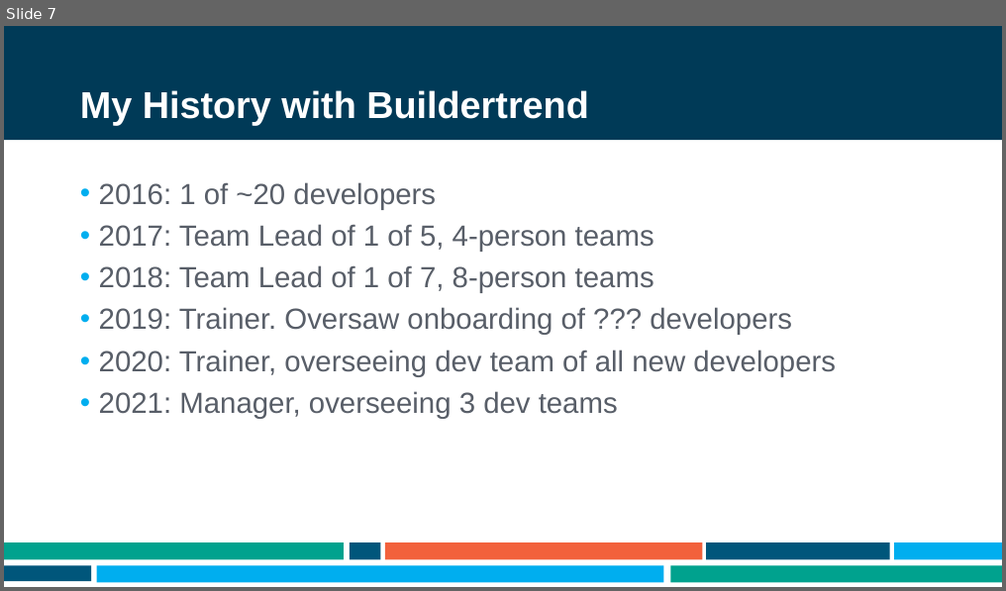
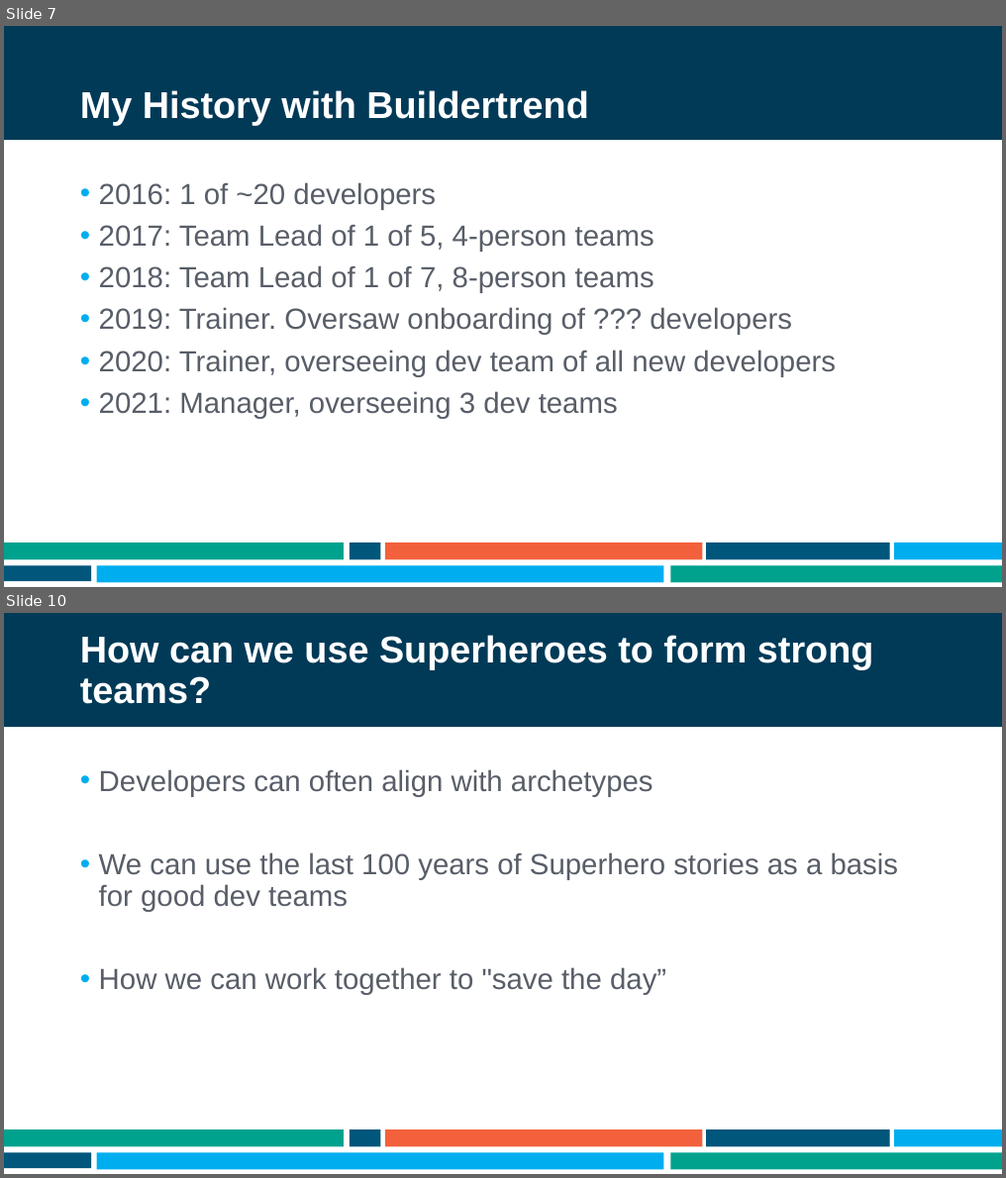
Before and after one commit to ademing/nebraska-code-2021, a slide deck: Presentation.pptx. Shown one above the other, each under a label of ours: slide 7 before the commit, slides 7 and 10 after it; the slides between them are not shown. The pictures are 1006x591 and 1006x1178 pixels, drawn with LibreOffice and Linux fonts; fonts in the diff are those of the drawing; background and template pictures are left out. Boxes give left, top, right and bottom in pixels: in the first picture for what was removed or moved away, otherwise in the second. Text is boxed around its words. In the diff, an @@ line names an element or a change of style, - is before the commit and + after.

```diff
--- a/Presentation.pptx
+++ b/Presentation.pptx
@@ slide 10 added at (x1=4, y1=613, x2=1002, y2=1174), background #FFFFFF; not listed: 9 template elements that a slide beside it also shows @@
@@ title added at (x1=80, y1=635, x2=873, y2=704), 36 pt, text #FFFFFF, bold @@
+How can we use Superheroes to form strong teams?
@@ text added at (x1=99, y1=769, x2=899, y2=995), 28 pt, text #585E68 @@
+• Developers can often align with archetypes
+• We can use the last 100 years of Superhero stories as a basis for good dev teams
+• How we can work together to "save the day”
```
Also in this commit, not shown: 1 slide changed, 8 other slides added, 1 slide removed.
